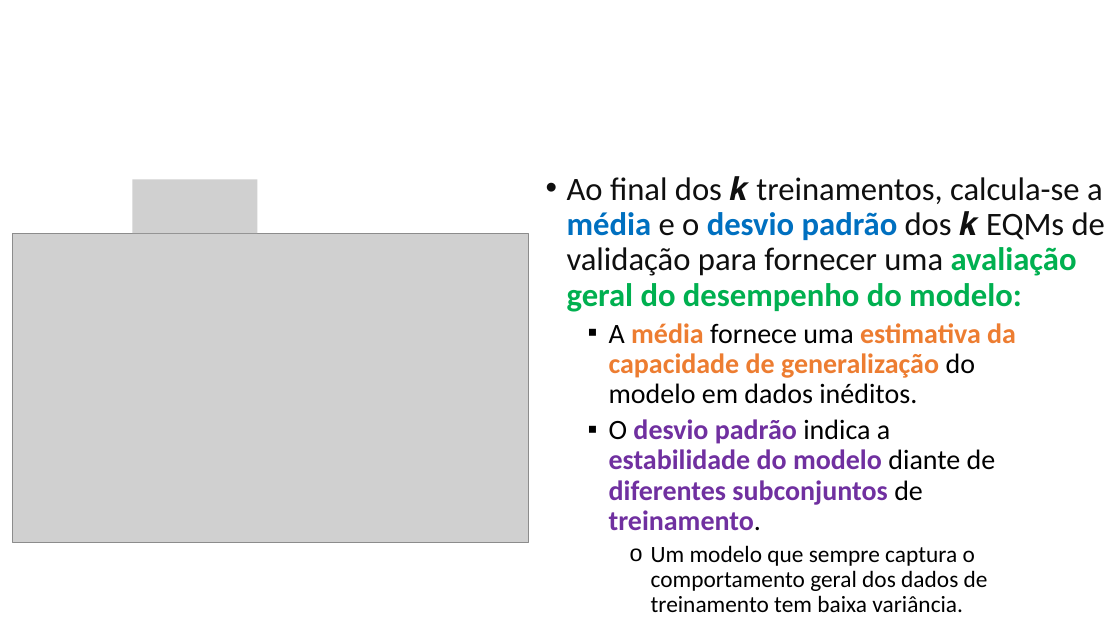
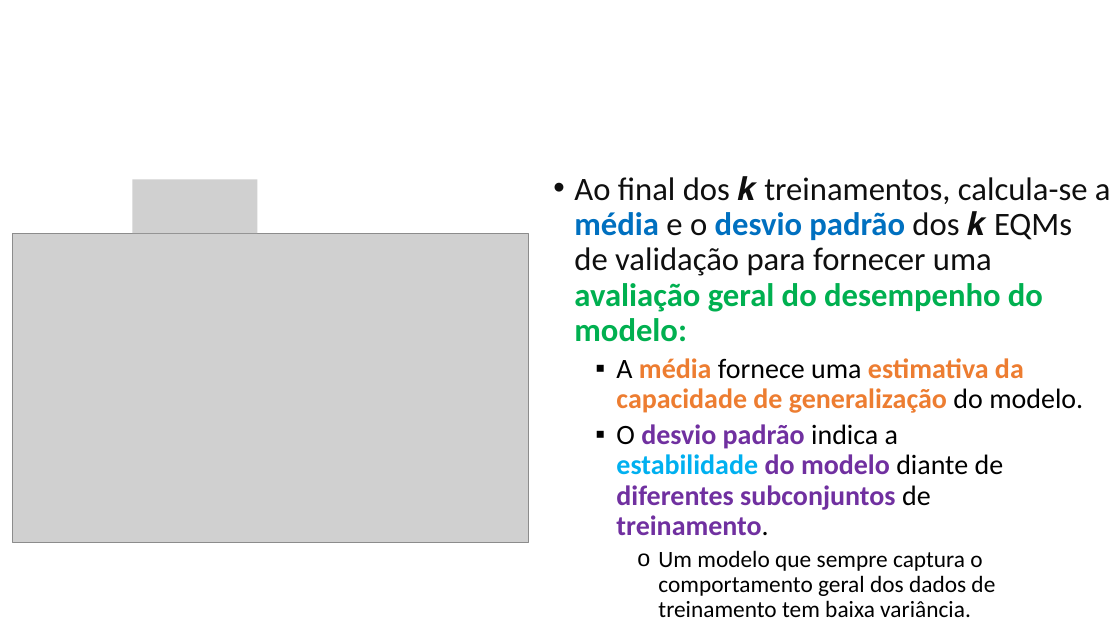
Before and after one commit to zz4fap/c24_inteligencia_artificial, a slide deck: slide 76 of slides/C24_Regressão.pptx. Drawn at 1120x630 pixels with LibreOffice and Linux fonts; fonts in the diff are those of the drawing; grey boxes stand for pictures. Boxes give left, top, right and bottom in pixels: in the first picture for what was removed or moved away, otherwise in the second. Text is boxed around its words. In the diff, an @@ line names an element or a change of style, - is before the commit and + after.

```diff
--- a/slides/C24_Regressão.pptx
+++ b/slides/C24_Regressão.pptx
@@ text "Ao final dos 𝒌 treinamentos, ...": place and size @@
-text "Ao final dos 𝒌 treinamentos, ..." at (567, 176, 1105, 612)
+text "Ao final dos 𝒌 treinamentos, ..." at (574, 176, 1111, 617)
@@ text at (616, 358, 1083, 413): text changed @@
-  ▪ A média fornece uma estimativa da capacidade de generalização do
-    modelo em dados inéditos.
+  ▪ A média fornece uma estimativa da capacidade de generalização do modelo.
@@ text at (616, 424, 1004, 535): text colour #7030A0 to #00B0F0 in "estabilidade" @@
```
Also in this commit, not shown: 20 other slides changed, 2 other files.
